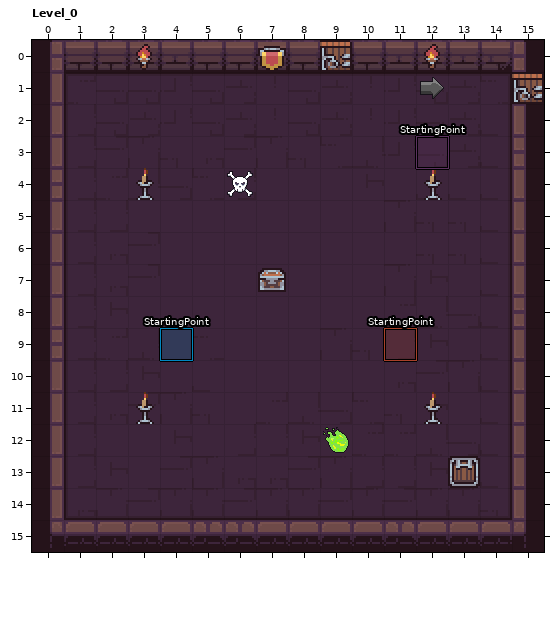
Two states of a LDtk project, assets/test.ldtk. The first picture shows the starting point.
Cells are 16x16 px. Shown: Level_0 x 0..15, y 0..15.
Once edited:
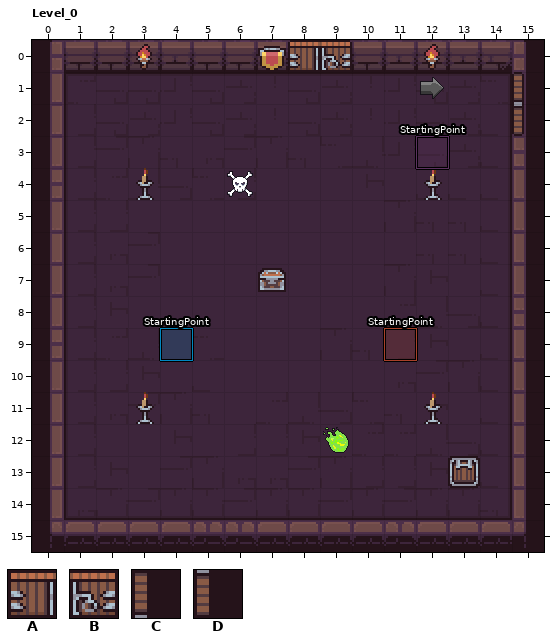
Key: from "Dungeon_Tileset2": A 36, B 37, C 47, D 57.
Objects are placed by their top-left corner, in cells (3,4 is the top-left corner of cell 3,4); size is 1x1 cell unless given.
Changes in this commit:
Layer "Entities":
changed: B "Door" at 15,1 -> C "Door" at 15,1
added: A "Door" at 8,0
added: D "Door" at 15,2
Changed places in both pictures, as pixel boxes (x1, y1, x2, y2):
added: (288, 40, 320, 70)
changed: (512, 72, 542, 136)
